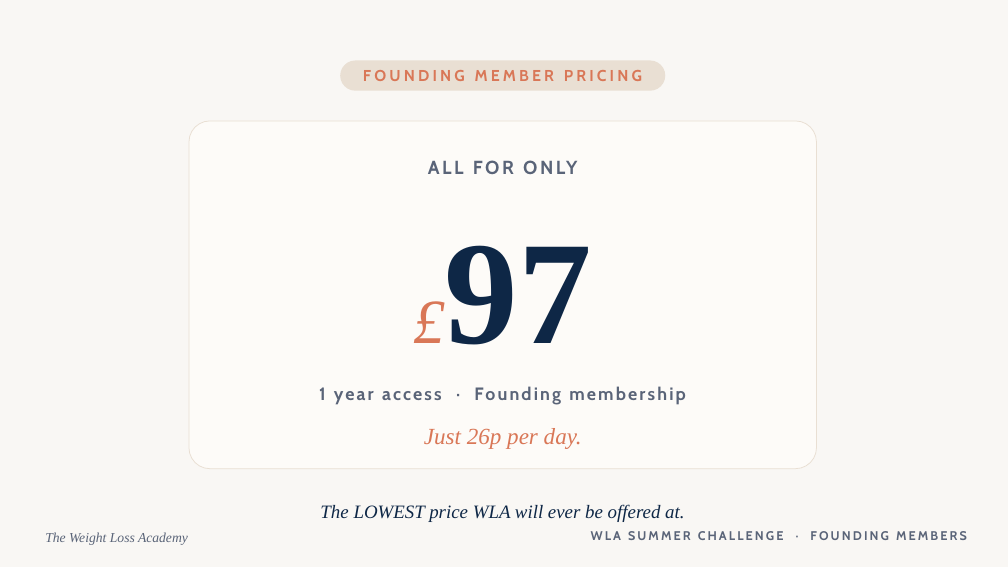
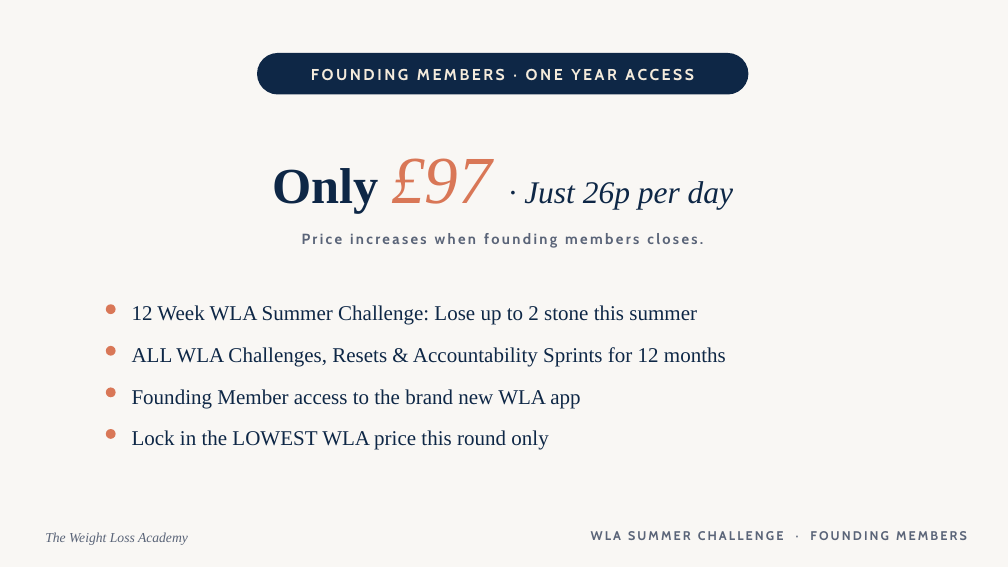
Before and after one commit to WeAreWLA/21-day-reset, a slide deck: slide 2 of wla-founding-members-launch.pptx (slide 45 before the commit). Drawn at 1008x567 pixels with LibreOffice and Linux fonts; fonts in the diff are those of the drawing. Boxes give left, top, right and bottom in pixels: in the first picture for what was removed or moved away, otherwise in the second. Text is boxed around its words. In the diff, an @@ line names an element or a change of style, - is before the commit and + after.

```diff
--- a/wla-founding-members-launch.pptx
+++ b/wla-founding-members-launch.pptx
@@ rounded rectangle added at box(257, 53, 749, 95), fill #0E2746, 15 pt, text #F4EBDC, bold @@
+FOUNDING MEMBERS · ONE YEAR ACCESS
@@ rounded rectangle removed at box(340, 60, 665, 91) @@
-FOUNDING MEMBER PRICING
@@ rounded rectangle removed at box(189, 121, 817, 469) @@
@@ text removed at box(189, 151, 817, 189) @@
-ALL FOR ONLY
@@ text at box(272, 158, 733, 214): text changed; size 22 to 30 pt; text colour #D97757 to #0E2746 @@
-Just 26p per day.
+Only £97 · Just 26p per day
@@ text added at box(302, 233, 703, 248), 14 pt, text #5A6478, bold @@
+Price increases when founding members closes.
@@ text removed at box(445, 245, 592, 345) @@
-£97
@@ ellipse added at box(106, 305, 116, 315), fill #D97757 @@
@@ text added at box(132, 305, 697, 325), 20 pt, text #0E2746 @@
+12 Week WLA Summer Challenge: Lose up to 2 stone this summer
@@ ellipse added at box(106, 346, 116, 356), fill #D97757 @@
@@ text added at box(132, 347, 726, 367), 20 pt, text #0E2746 @@
+ALL WLA Challenges, Resets & Accountability Sprints for 12 months
@@ ellipse added at box(106, 387, 116, 397), fill #D97757 @@
@@ text added at box(132, 389, 580, 408), 20 pt, text #0E2746 @@
+Founding Member access to the brand new WLA app
@@ text removed at box(319, 387, 326, 400) @@
-1 year access · Founding membership
@@ ellipse added at box(106, 429, 116, 439), fill #D97757 @@
@@ text added at box(132, 430, 548, 450), 20 pt, text #0E2746 @@
+Lock in the LOWEST WLA price this round only
@@ text removed at box(320, 504, 684, 522) @@
-The LOWEST price WLA will ever be offered at.
```
Also in this commit, not shown: 9 other slides changed, 12 slides added, 17 slides removed, 1 other file.
